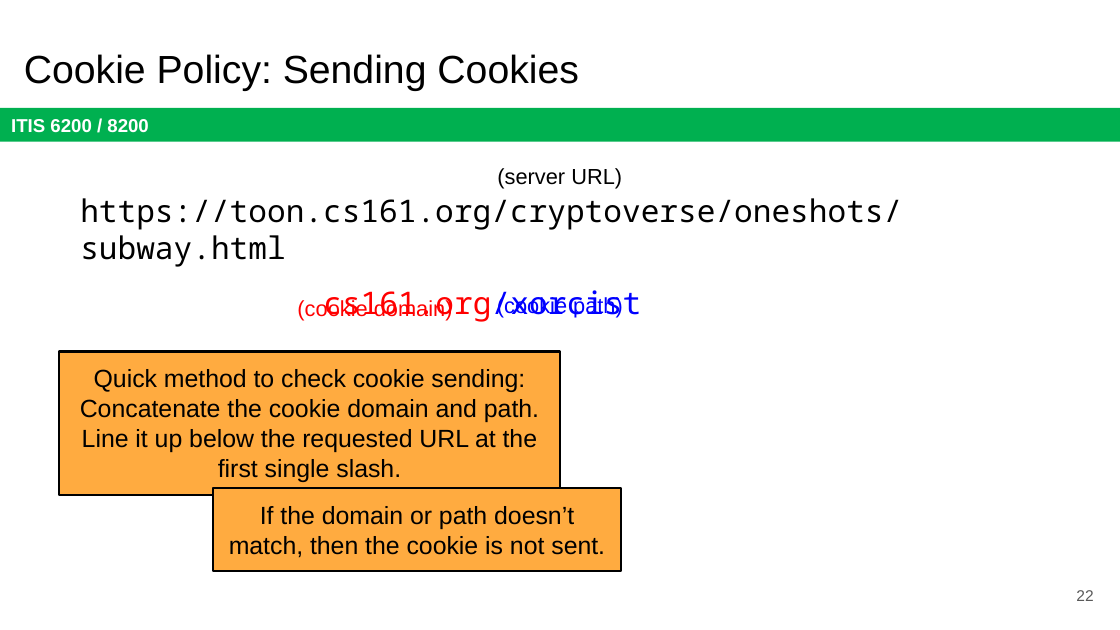
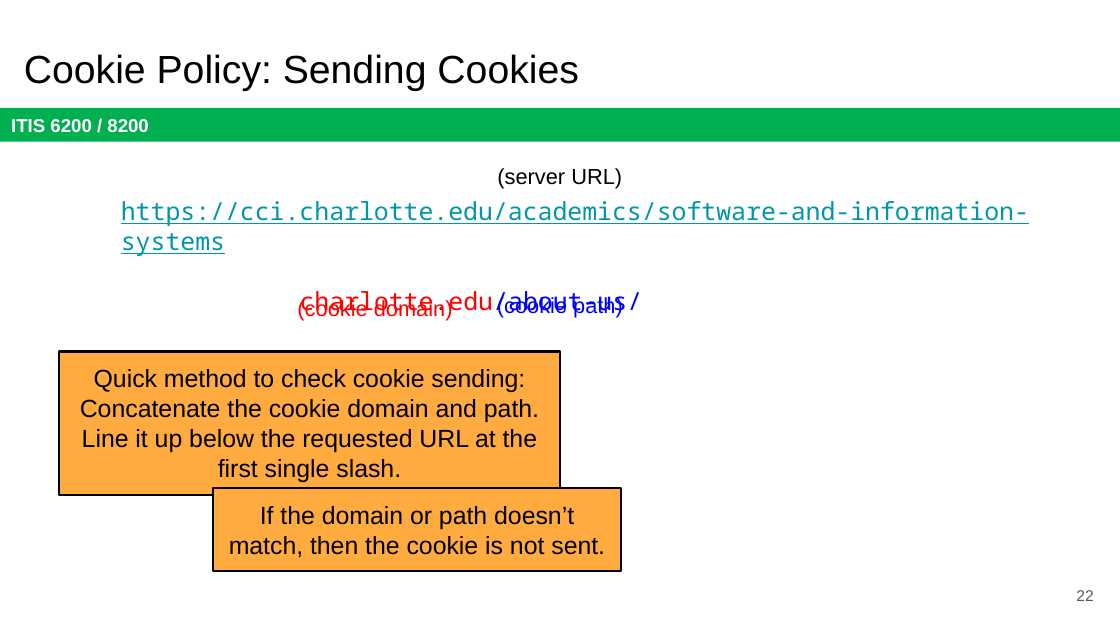
Before and after one commit to jx5c/github.io, a slide deck: slide 22 of teaching/ITIS6200/2023fa/lectures/lec11.pptx. Drawn at 1120x630 pixels with LibreOffice and Linux fonts; fonts in the diff are those of the drawing. Boxes give left, top, right and bottom in pixels: in the first picture for what was removed or moved away, otherwise in the second. Text is boxed around its words. In the diff, an @@ line names an element or a change of style, - is before the commit and + after.

```diff
--- a/teaching/ITIS6200/2023fa/lectures/lec11.pptx
+++ b/teaching/ITIS6200/2023fa/lectures/lec11.pptx
@@ text removed at bbox=[80, 198, 902, 322] @@
-https://toon.cs161.org/cryptoverse/oneshots/subway.html
-cs161.org/xorcist
@@ text added at bbox=[121, 201, 1029, 317], 16 pt, text #0097A7, underline @@
+https://cci.charlotte.edu/academics/software-and-information-systems
+charlotte.edu/about-us/
```
Also in this commit, not shown: 1 other slide changed, 2 other files.
